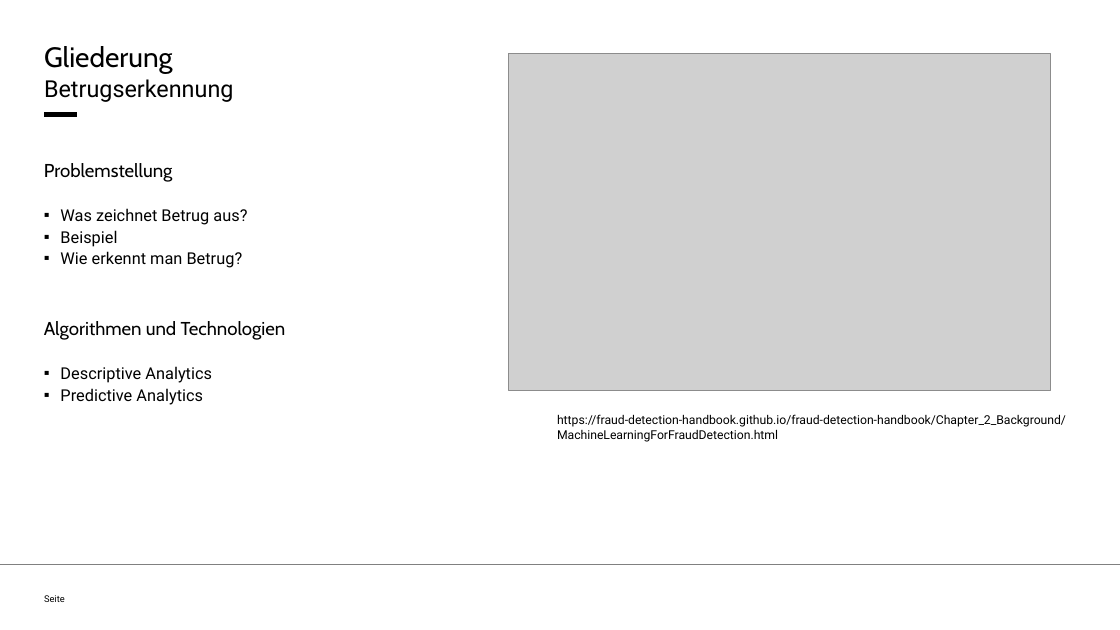
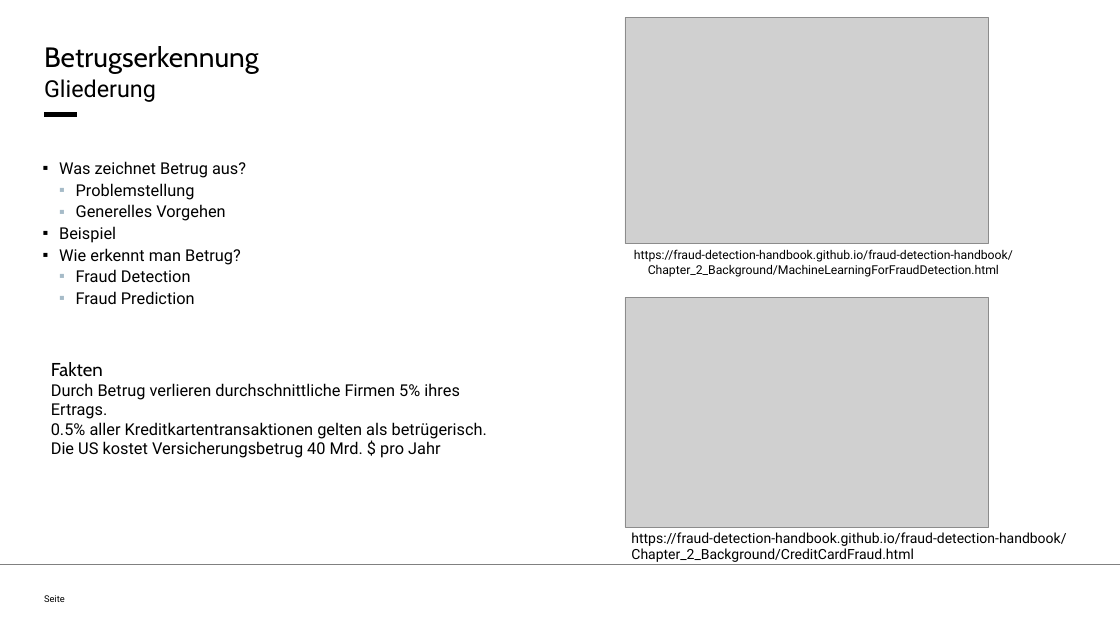
Before and after one commit to benjamin-adrian/fraud_detection_example, a slide deck: slide 2 of fraud_detection_lecture.pptx. Drawn at 1120x630 pixels with LibreOffice and Linux fonts; fonts in the diff are those of the drawing; grey boxes stand for pictures. Boxes give left, top, right and bottom in pixels: in the first picture for what was removed or moved away, otherwise in the second. Text is boxed around its words. In the diff, an @@ line names an element or a change of style, - is before the commit and + after.

```diff
--- a/fraud_detection_lecture.pptx
+++ b/fraud_detection_lecture.pptx
@@ picture: place and size @@
-picture at bbox=[509, 54, 1051, 391]
+picture at bbox=[625, 18, 988, 244]
@@ title at bbox=[44, 46, 259, 74]: text changed @@
-Gliederung
+Betrugserkennung
@@ text at bbox=[44, 79, 156, 102]: text changed @@
-Betrugserkennung
+Gliederung
@@ text at bbox=[59, 161, 246, 178]: paragraph added @@
+      ▪ Was zeichnet Betrug aus?
@@ text at bbox=[76, 204, 225, 221]: text changed @@
-      ▪ Was zeichnet Betrug aus?
+        ▪ Generelles Vorgehen
@@ text at bbox=[76, 183, 195, 200]: size 16 to 14 pt, font Cabin to Roboto in "Problemstellung"; bullet none to ▪; list level 1 to 5 in "Problemstellung" @@
@@ text at bbox=[76, 269, 195, 304]: text changed @@
-Algorithmen und Technologien
-      ▪ Descriptive Analytics
-      ▪ Predictive Analytics
+        ▪ Fraud Detection
+        ▪ Fraud Prediction
@@ text "https://fraud-detection-handbook.github.io/fraud-detection-h ...": place and size @@
-text "https://fraud-detection-handbook.github.io/fraud-detection-h ..." at bbox=[557, 414, 1066, 442]
+text "https://fraud-detection-handbook.github.io/fraud-detection-h ..." at bbox=[634, 249, 1013, 277]
@@ text "https://fraud-detection-handbook.github.io/fraud-detection-h ..." at bbox=[634, 249, 1013, 277]: alignment left to centre @@
@@ picture added at bbox=[625, 297, 988, 527] @@
@@ text added at bbox=[51, 362, 487, 458], 14 pt, text #000000 @@
+Fakten
+Durch Betrug verlieren durchschnittliche Firmen 5% ihres Ertrags.
+0.5% aller Kreditkartentransaktionen gelten als betrügerisch.
+Die US kostet Versicherungsbetrug 40 Mrd. $ pro Jahr
@@ text added at bbox=[631, 532, 1066, 562], 12 pt, text #000000 @@
+https://fraud-detection-handbook.github.io/fraud-detection-handbook/Chapter_2_Background/CreditCardFraud.html
```
Also in this commit, not shown: 32 other slides changed, 2 slides added, 1 slide removed, 1 other file.
